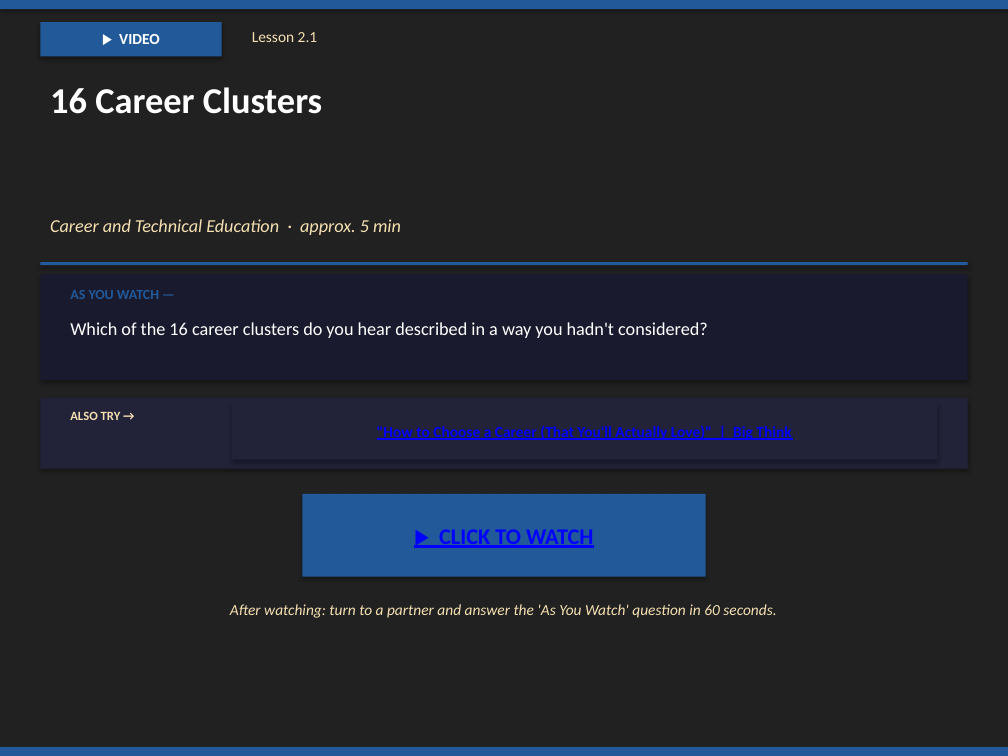
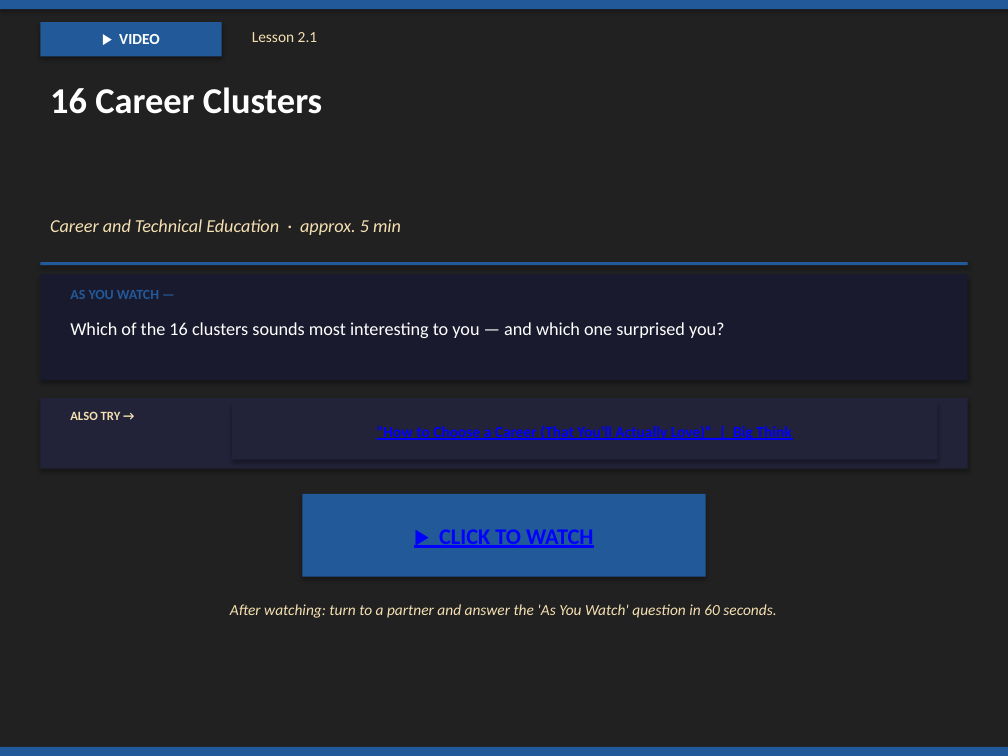
Before and after one commit to milesclawson/test-repo, a slide deck: slide 68 of downloads/warrior_prep_teacher_slides.pptx. Drawn at 1008x756 pixels with LibreOffice and Linux fonts; fonts in the diff are those of the drawing. Boxes give left, top, right and bottom in pixels: in the first picture for what was removed or moved away, otherwise in the second. Text is boxed around its words. In the diff, an @@ line names an element or a change of style, - is before the commit and + after.

```diff
--- a/downloads/warrior_prep_teacher_slides.pptx
+++ b/downloads/warrior_prep_teacher_slides.pptx
@@ text at (70,322,725,338): text changed @@
-Which of the 16 career clusters do you hear described in a way you hadn't considered?
+Which of the 16 clusters sounds most interesting to you — and which one surprised you?
```
Also in this commit, not shown: 1 other file.
